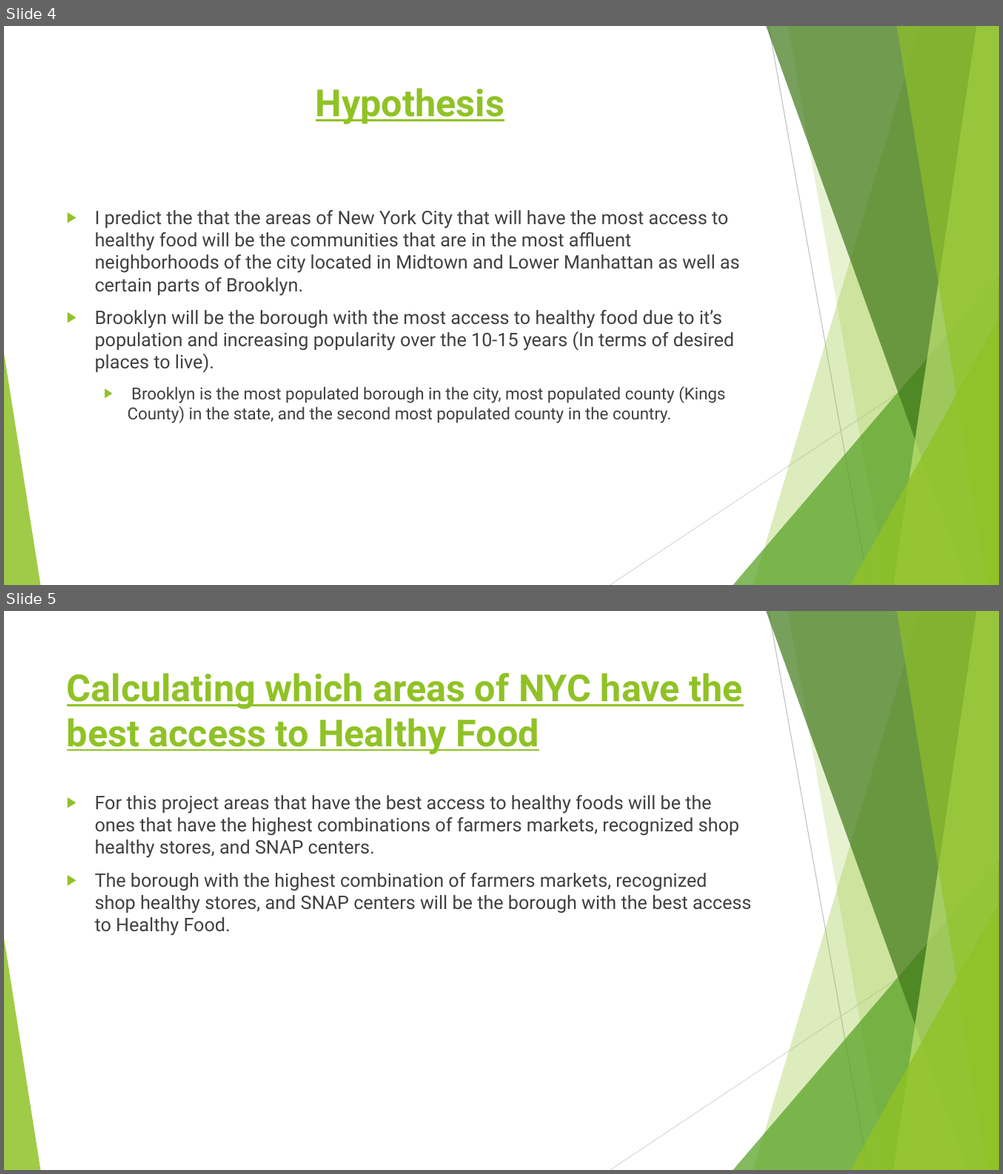
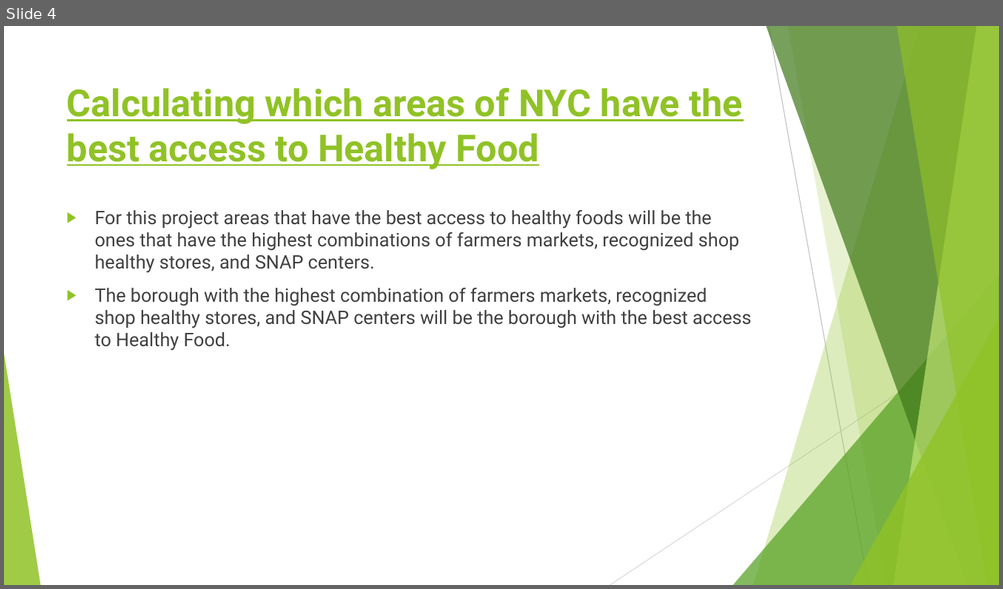
Before and after one commit to LJRollerII/NSS_Capstone_Project, a slide deck: presentation/Healthy_Food_Access_in_NYC.pptx. Shown one above the other, each under a label of ours: slides 4 and 5 before the commit, slide 4 after it. The pictures are 1003x1174 and 1003x589 pixels, drawn with LibreOffice and Linux fonts; fonts in the diff are those of the drawing. Boxes give left, top, right and bottom in pixels: in the first picture for what was removed or moved away, otherwise in the second. Text is boxed around its words. In the diff, an @@ line names an element or a change of style, - is before the commit and + after.

```diff
--- a/presentation/Healthy_Food_Access_in_NYC.pptx
+++ b/presentation/Healthy_Food_Access_in_NYC.pptx
@@ slide 4 removed at (4, 26, 999, 585), background #FFFFFF; not listed: 10 template elements that a slide beside it also shows @@
@@ title removed at (316, 88, 504, 124) @@
-Hypothesis
@@ text removed at (95, 210, 740, 423) @@
-▶ I predict the that the areas of New York City that will have the most access to healthy food will be the communities that are in the most affluent neighborhoods of the city located in Midtown and Lower Manhattan as well as certain parts of Brooklyn.
-▶ Brooklyn will be the borough with the most access to healthy food due to it’s population and increasing popularity over the 10-15 years (In terms of desired places to live).
-  ▶ Brooklyn is the most populated borough in the city, most populated county (Kings County) in the state, and the second most populated county in the country.
@@ what was slide 5 is now slide 4 @@
```
Also in this commit, not shown: 10 slides changed.
